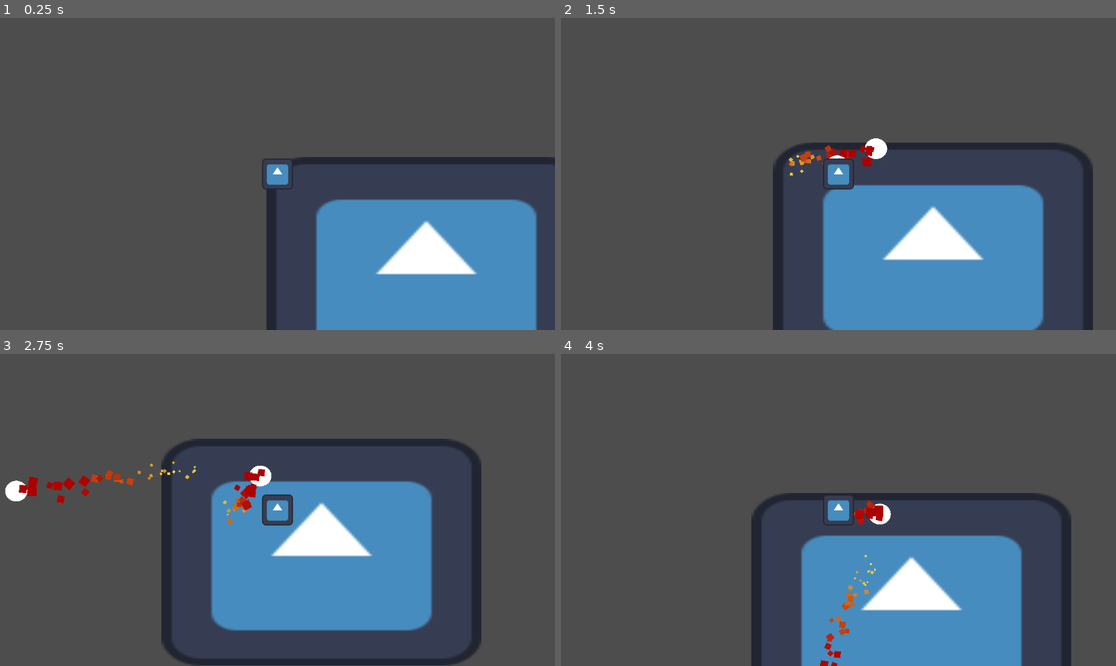
Above: before the commit, frames 1-4 (two rows, left to right).
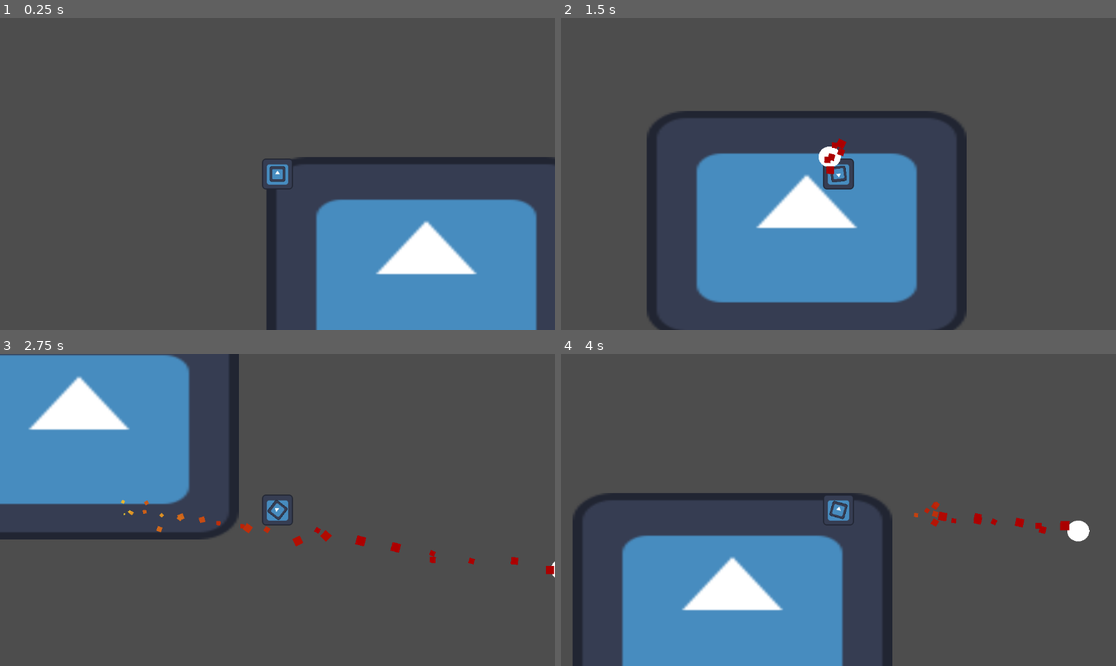
Above: after the commit, the same moments.

Repository: Sabertooth-Software/Bunker-Buster
Game: Godot game, scene res://Scenes/Levels/test_scene.tscn
Same seed, same stepped clock (60 frames per second), same inputs: the game is played once before the commit and once after it. The engine's default icon, where the game draws it, is replaced by a stand-in: a white triangle on a blue panel in a dark square.
Inputs (mouse positions are in pixels of both pictures, inside the frame that each line leads up to):
- Up to frame 1 (0.25 s): no input
- Up to frame 2 (1.5 s): tap Enter at 0.5 s; move the mouse to (960, 158) at 0.52 s; hold Right (right) 0.53-1.28 s; tap Space (shoot) at 0.6, 1.35 s; move the mouse to (727, 189) at 1.27 s; hold S (down) from 1.28 s (still down)
- Up to frame 3 (2.75 s): move the mouse to (333, 441) at 2.02 s; release S (down) at 2.03 s; hold Right (right) from 2.03 s (still down); tap Space (shoot) at 2.1 s
- Up to frame 4 (4 s): move the mouse to (810, 572) at 2.77 s; release Right (right) at 2.78 s; hold Up (up) 2.78-3.53 s; tap Space (shoot) at 2.85, 3.6 s; move the mouse to (1005, 556) at 3.52 s; hold A (left) from 3.53 s (still down)

The runs differ from the first frame. In frame 1, 0.1% of the frame differs, in the area x 48-52%, y 47-53%; in frame 2, 31%; in frame 3, 42%, in the area x 0-100%, y 0-100%; in frame 4, 33%.

Commit message:
Add generic tank stuff

Diff:
--- a/Scenes/Characters/Enemies/enemy_tank.tscn
+++ /dev/null
@@ -1,13 +0,0 @@
-[gd_scene load_steps=3 format=3 uid="uid://b1bmgxhovsg3o"]
-
-[ext_resource type="Texture2D" uid="uid://vd7ap2v7wpfb" path="res://icon.svg" id="1_y5cr8"]
-
-[sub_resource type="RectangleShape2D" id="RectangleShape2D_61cwc"]
-
-[node name="enemy_tank" type="CharacterBody2D"]
-
-[node name="CollisionShape2D" type="CollisionShape2D" parent="."]
-shape = SubResource("RectangleShape2D_61cwc")
-
-[node name="Sprite2D" type="Sprite2D" parent="."]
-texture = ExtResource("1_y5cr8")
--- /dev/null
+++ b/Scenes/Characters/Enemies/red_tank.tscn
@@ -0,0 +1,35 @@
+[gd_scene load_steps=4 format=3 uid="uid://b1bmgxhovsg3o"]
+
+[ext_resource type="Texture2D" uid="uid://vd7ap2v7wpfb" path="res://icon.svg" id="1_y5cr8"]
+
+[sub_resource type="GDScript" id="GDScript_5tgen"]
+script/source = "extends CharacterBody2D
+
+
+const SPEED = 300.0
+const JUMP_VELOCITY = -400.0
+
+# Get the gravity from the project settings to be synced with RigidBody nodes.
+var gravity = ProjectSettings.get_setting(\"physics/2d/default_gravity\")
+
+
+func _physics_process(delta):
+
+
+	move_and_slide()
+"
+
+[sub_resource type="RectangleShape2D" id="RectangleShape2D_61cwc"]
+
+[node name="enemy_tank" type="CharacterBody2D"]
+script = SubResource("GDScript_5tgen")
+
+[node name="CollisionShape2D" type="CollisionShape2D" parent="."]
+shape = SubResource("RectangleShape2D_61cwc")
+
+[node name="Body" type="Sprite2D" parent="."]
+texture = ExtResource("1_y5cr8")
+
+[node name="Canon" type="Sprite2D" parent="Body"]
+scale = Vector2(0.5, 0.5)
+texture = ExtResource("1_y5cr8")
--- /dev/null
+++ b/Scenes/Characters/player.tscn
@@ -0,0 +1,15 @@
+[gd_scene load_steps=4 format=3 uid="uid://de7u1pjr1qpnv"]
+
+[ext_resource type="PackedScene" uid="uid://5xyr3ofvdwls" path="res://Scenes/Characters/tank.tscn" id="1_4s5ma"]
+[ext_resource type="Script" path="res://Scripts/MainCharacter.gd" id="1_i2dah"]
+[ext_resource type="PackedScene" uid="uid://bfc7fafn5cbnj" path="res://Scenes/bullet.tscn" id="2_xnnvu"]
+
+[node name="Player" type="Node2D"]
+script = ExtResource("1_i2dah")
+bullet = ExtResource("2_xnnvu")
+
+[node name="Tank" parent="." instance=ExtResource("1_4s5ma")]
+Speed = 500.0
+
+[node name="Camera2D" type="Camera2D" parent="Tank"]
+zoom = Vector2(0.5, 0.5)
--- a/Scenes/Characters/main_character.tscn
+++ b/Scenes/Characters/tank.tscn
@@ -1,24 +1,31 @@
 [gd_scene load_steps=6 format=3 uid="uid://5xyr3ofvdwls"]
 
-[ext_resource type="Script" path="res://Scripts/MainCharacter.gd" id="1_ed0ye"]
+[ext_resource type="Script" path="res://Scripts/Characters/Tank.gd" id="1_lnctx"]
 [ext_resource type="PackedScene" uid="uid://dhm8qd71af8hh" path="res://Scenes/Components/shooting_component.tscn" id="2_1hq3u"]
-[ext_resource type="PackedScene" uid="uid://bfc7fafn5cbnj" path="res://Scenes/bullet.tscn" id="3_bokjs"]
 [ext_resource type="Texture2D" uid="uid://vd7ap2v7wpfb" path="res://icon.svg" id="4_nunnb"]
 
 [sub_resource type="RectangleShape2D" id="RectangleShape2D_sin31"]
 size = Vector2(0.0262352, 0.0526724)
 
-[node name="MainCharacter" type="CharacterBody2D"]
-scale = Vector2(1143.5, 645.5)
-script = ExtResource("1_ed0ye")
-shooting_speed = 1.0
+[sub_resource type="TileSet" id="TileSet_md02c"]
+
+[node name="Tank" type="CharacterBody2D"]
+script = ExtResource("1_lnctx")
 
 [node name="CollisionShape2D" type="CollisionShape2D" parent="."]
 shape = SubResource("RectangleShape2D_sin31")
 
 [node name="ShootingComponent" parent="." instance=ExtResource("2_1hq3u")]
 position = Vector2(2.08165e-12, 2.08165e-12)
-bullet = ExtResource("3_bokjs")
+scale = Vector2(3.23088, 1.69783)
 
-[node name="Sprite2D" type="Sprite2D" parent="."]
+[node name="Body" type="Sprite2D" parent="."]
 texture = ExtResource("4_nunnb")
+
+[node name="Canon" type="Sprite2D" parent="."]
+scale = Vector2(0.5, 0.5)
+texture = ExtResource("4_nunnb")
+
+[node name="TileMap" type="TileMap" parent="."]
+tile_set = SubResource("TileSet_md02c")
+format = 2
--- a/Scenes/Levels/test_scene.tscn
+++ b/Scenes/Levels/test_scene.tscn
@@ -1,20 +1,13 @@
-[gd_scene load_steps=3 format=3 uid="uid://dkmco6kbeev5"]
+[gd_scene load_steps=3 format=3 uid="uid://cv4by386l1n8j"]
 
-[ext_resource type="PackedScene" path="res://Scenes/Characters/main_character.tscn" id="1_q8o58"]
 [ext_resource type="Texture2D" uid="uid://vd7ap2v7wpfb" path="res://icon.svg" id="2_fwsmc"]
+[ext_resource type="PackedScene" uid="uid://de7u1pjr1qpnv" path="res://Scenes/Characters/player.tscn" id="2_lwngh"]
 
 [node name="Node2D" type="Node2D"]
-
-[node name="MainCharacter" parent="." instance=ExtResource("1_q8o58")]
-z_index = 1
-scale = Vector2(1, 1)
-
-[node name="Camera2D" type="Camera2D" parent="MainCharacter"]
-zoom = Vector2(0.5, 0.5)
 
 [node name="Icon" type="Sprite2D" parent="."]
 position = Vector2(618, 401)
 scale = Vector2(10.375, 7.35938)
 texture = ExtResource("2_fwsmc")
 
-[connection signal="shoot" from="MainCharacter" to="MainCharacter/ShootingComponent" method="shoot" flags=18]
+[node name="Player" parent="." instance=ExtResource("2_lwngh")]
--- a/Scripts/Bullet.gd
+++ b/Scripts/Bullet.gd
@@ -5,6 +5,7 @@
 
 func _physics_process(_delta):
 	apply_central_force(velocity * 1000)
+
 func setup(_position: Vector2, _velocity: Vector2, _scene: Node):
 	_scene.add_child(self)
 	global_position = _position
--- /dev/null
+++ b/Scripts/Characters/Enemy/enemy_tank.gd
@@ -0,0 +1 @@
+extends Node
--- /dev/null
+++ b/Scripts/Characters/Tank.gd
@@ -0,0 +1,26 @@
+extends CharacterBody2D
+class_name Tank
+
+@export var Speed: float = 1000
+@export var Bullet_Speed: float = 10.0
+
+@onready var canon: Node2D = $Canon
+@onready var body: Node2D = $Body
+
+@onready var shooting_component: ShootingComponent = $ShootingComponent
+
+func move(direction: Vector2):
+	if direction:
+		velocity = direction * Speed
+		transform.x
+	else:
+		velocity = Vector2.ZERO
+
+	move_and_slide()
+
+func shoot(direction: Vector2, bullet: PackedScene):
+	var shooting_vector: Vector2 = direction.normalized() * Bullet_Speed
+	shooting_component.shoot(shooting_vector, bullet)
+
+func look(point: Vector2):
+	canon.look_at(point)
--- a/Scripts/Components/ShootingComponent.gd
+++ b/Scripts/Components/ShootingComponent.gd
@@ -1,9 +1,7 @@
 extends Node2D
-class_name CShootingComponent
+class_name ShootingComponent
 
-@export var bullet: PackedScene
-
-func shoot(direction: Vector2):
+func shoot(direction: Vector2, bullet: PackedScene):
 	var projectile: Bullet = bullet.instantiate()
 	var current_scene: Node = get_tree().get_current_scene()
 	projectile.setup(global_position, direction, current_scene)
--- a/Scripts/MainCharacter.gd
+++ b/Scripts/MainCharacter.gd
@@ -1,27 +1,17 @@
-extends CharacterBody2D
+extends Node2D
 
-
-const SPEED = 300.0
-const JUMP_VELOCITY = -400.0
-@export var shooting_speed: float = 10.0
-
-signal shoot(direction: Vector2)
-
-# Get the gravity from the project settings to be synced with RigidBody nodes.
-var gravity = ProjectSettings.get_setting("physics/2d/default_gravity")
+@onready var tank: Tank = $Tank
+@export var bullet: PackedScene
 
 func _process(_delta):
 	if Input.is_action_just_pressed("shoot"):
-		var direction: Vector2 = get_global_mouse_position() - global_position
-		var shooting_vector: Vector2 = direction.normalized() * shooting_speed
-		shoot.emit(shooting_vector)
-
+		var shooting_vector: Vector2 = get_global_mouse_position() - global_position
+		tank.shoot(shooting_vector, bullet)
 
 func _physics_process(_delta):
-	var direction: Vector2 = Input.get_vector("left", "right", "up", "down")
-	if direction:
-		velocity = direction * SPEED
-	else:
-		velocity = Vector2.ZERO
+	position = tank.position
+	tank.look(get_global_mouse_position())
 
-	move_and_slide()
+	var moving_vector: Vector2 = Input.get_vector("left", "right", "up", "down")
+	if moving_vector:
+		tank.move(moving_vector)
Not shown, changed: .gitignore
